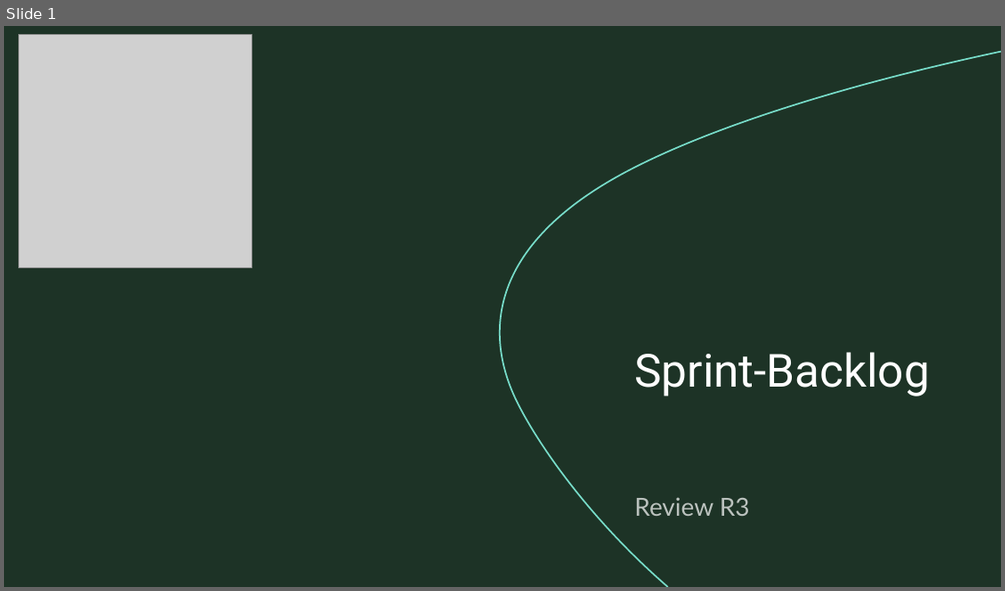
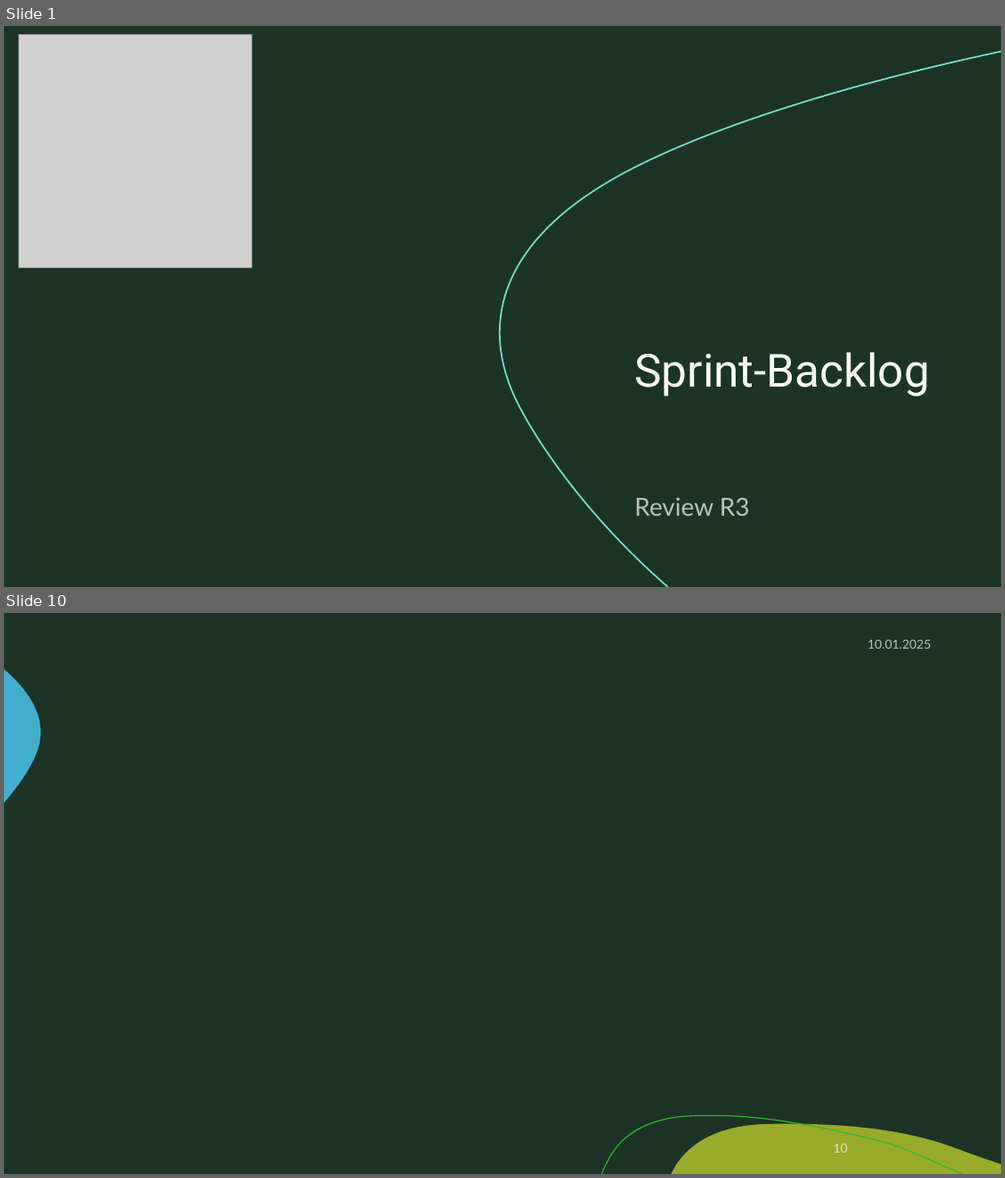
Before and after one commit to zIExpantion/ZumGelbenBach, a slide deck: Dokumente/Sprint-Backlog/Sprint-Backlog3.pptx. Shown one above the other, each under a label of ours: slide 1 before the commit, slides 1 and 10 after it; the slides between them are not shown. The pictures are 1005x591 and 1005x1178 pixels, drawn with LibreOffice and Linux fonts; fonts in the diff are those of the drawing; grey boxes stand for pictures; background and template pictures are left out. Boxes give left, top, right and bottom in pixels: in the first picture for what was removed or moved away, otherwise in the second. Text is boxed around its words. In the diff, an @@ line names an element or a change of style, - is before the commit and + after.

```diff
--- a/Dokumente/Sprint-Backlog/Sprint-Backlog3.pptx
+++ b/Dokumente/Sprint-Backlog/Sprint-Backlog3.pptx
@@ slide 10 added at [4, 613, 1001, 1174], background #1D3326; not listed: 3 template elements that a slide beside it also shows @@
@@ text added at [867, 640, 930, 649], 12 pt, text #FFFFFF at 70% opacity @@
+10.01.2025
@@ page number added at [833, 1143, 848, 1152], 12 pt, text #FFFFFF at 70% opacity @@
+10
```
Also in this commit, not shown: 17 slides changed, 3 other slides added, 1 other file.
